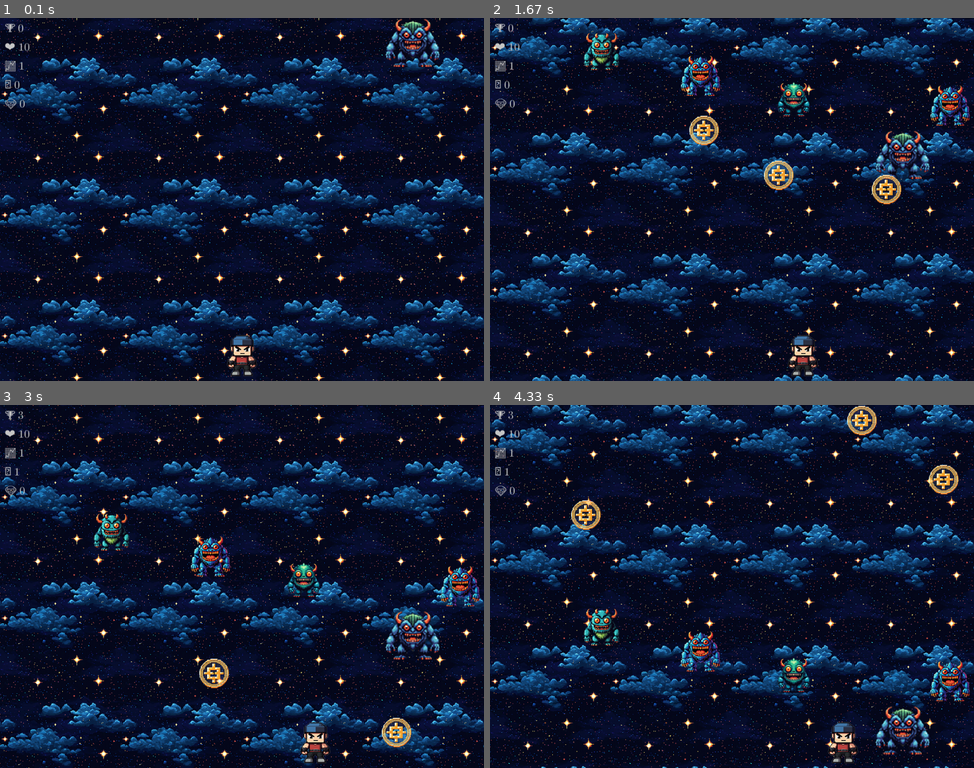
Above: before the commit, frames 1-4 (two rows, left to right).
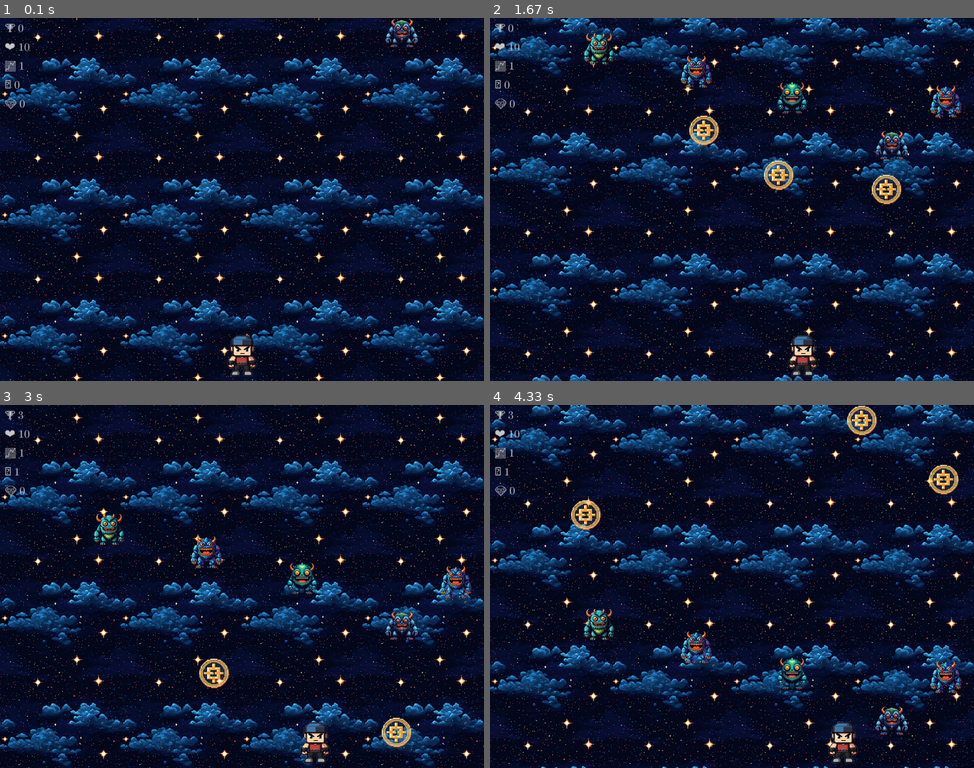
Above: after the commit, the same moments.

Repository: imigueldiaz/hero-monsters-pygame
Game: pygame game, started from run_game.py
Same seed, same stepped clock (60 frames per second), same inputs: the game is played once before the commit and once after it.
Inputs:
- Up to frame 1 (0.1 s): no input
- Up to frame 2 (1.67 s): hold Right 0.33-0.8 s; hold Right 0.83-1.3 s; hold Left from 1.33 s (still down)
- Up to frame 3 (3 s): release Left at 1.87 s; hold Left 1.9-2.3 s; hold Right 2.33-2.97 s
- Up to frame 4 (4.33 s): hold Left 3-3.47 s; hold Right 3.5-3.97 s; hold Right from 4 s (still down)

The runs differ from the first frame. In frame 1, 0.9% of the frame differs, in the area x 79-91%, y 0-14%; in frame 2, 3.0%, in the area x 19-100%, y 4-45%; in frame 3, 3.0%; in frame 4, 3.0%.

Commit message:
bugfix(monster.py) image size calculation fixed.

Diff:
--- a/src/entities/monster.py
+++ b/src/entities/monster.py
@@ -1,4 +1,5 @@
 #!/usr/bin/env python3
+import re
 
 import pygame
 
@@ -60,24 +61,15 @@
         self.alpha = 255
         self.window_height = window_height
 
-        def is_digit(character):
-            """
-            Checks if a given string `x` consists only of digits.
-
-            Args:
-                character (str): The string to be checked.
-
-            Returns:
-                bool: True if `x` consists only of digits, False otherwise.
-            """
-            return character.isdigit()
-
         # the damage value is extracted from the image file name
-        self.damage = int(''.join(filter(is_digit, random_image))) if any(char.isdigit() for char in random_image) else 1
+        # Extract the first sequence of digits from the filename
+        match = re.search(r'\d+', random_image)
+        self.damage = int(match.group()) if match else 1
 
         #resize the image based on the monster's damage
-        new_width = int(self.rect.width * (1 + (self.damage / 10)))
-        new_height = int(self.rect.height * (1 + (self.damage / 10)))
+        new_width = int(self.rect.width * (1 + (self.damage / 100)))
+        new_height = int(self.rect.height * (1 + (self.damage / 100)))
+
         self.image = pygame.transform.scale(self.image, (new_width, new_height))
 
     def fade_out(self, current_time) -> None:
